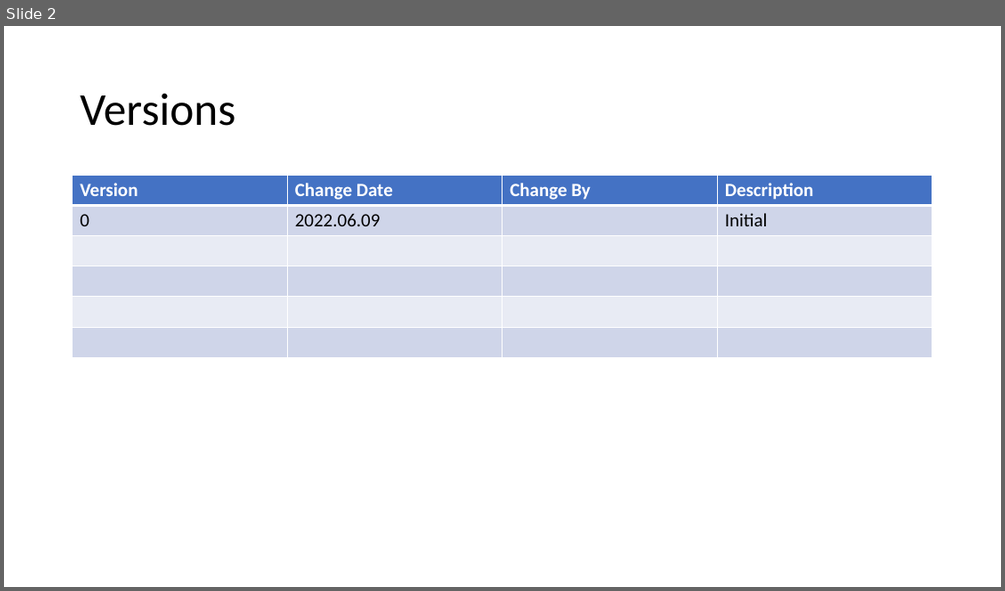
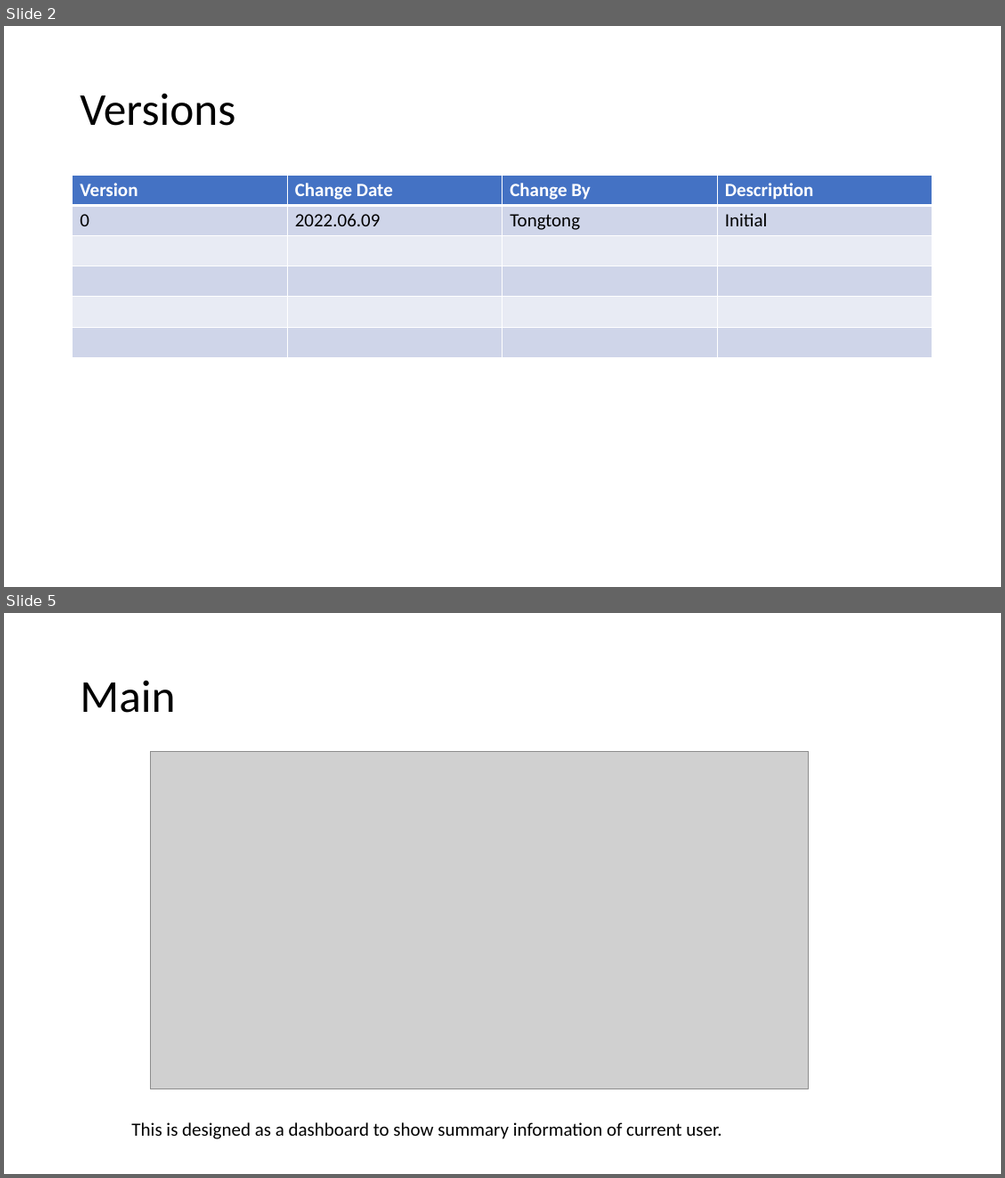
Before and after one commit to ZirconiumZr/UOB_SIT, a slide deck: uob_website/analysis/utils/Voice_To_Text_Analysis_Web_UserGuide.pptx. Shown one above the other, each under a label of ours: slide 2 before the commit, slides 2 and 5 after it; the slides between them are not shown. The pictures are 1005x591 and 1005x1178 pixels, drawn with LibreOffice and Linux fonts; fonts in the diff are those of the drawing; grey boxes stand for pictures. Boxes give left, top, right and bottom in pixels: in the first picture for what was removed or moved away, otherwise in the second. Text is boxed around its words. In the diff, an @@ line names an element or a change of style, - is before the commit and + after.

```diff
--- a/uob_website/analysis/utils/Voice_To_Text_Analysis_Web_UserGuide.pptx
+++ b/uob_website/analysis/utils/Voice_To_Text_Analysis_Web_UserGuide.pptx
@@ slide 5 added at (4,613,1001,1174), background #FFFFFF @@
@@ title added at (80,680,175,713), 44 pt, text #000000 @@
+Main
@@ picture added at (151,751,809,1089) @@
@@ text added at (131,1122,721,1139), 18 pt, text #000000 @@
+This is designed as a dashboard to show summary information of current user.
@@ slide 2 changed as well @@
@@ table at (73,176,934,357) @@
-row 2, column 3: 
+row 2, column 3: Tongtong
```
Also in this commit, not shown: 1 other slide changed, 12 other slides added, 1 other file.
